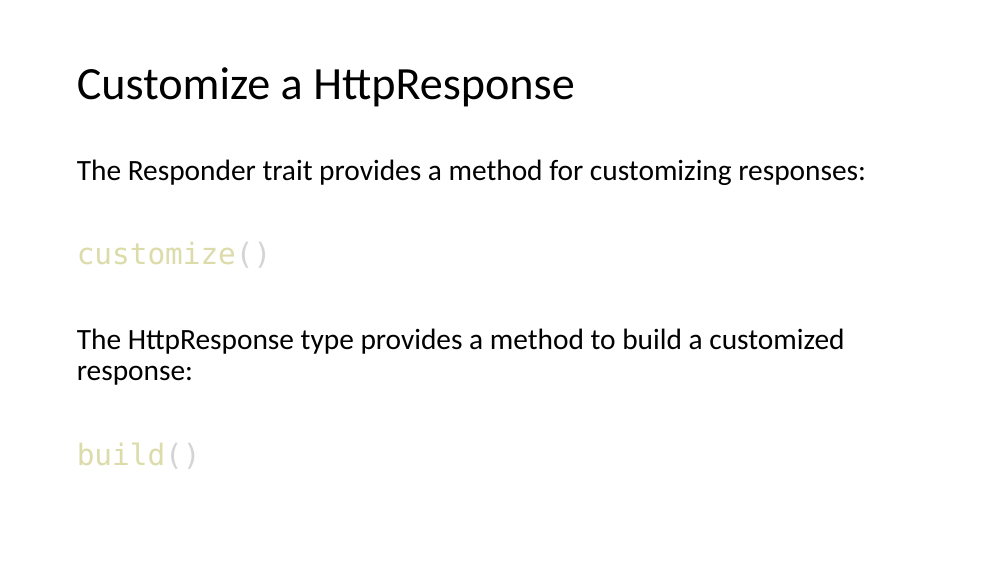
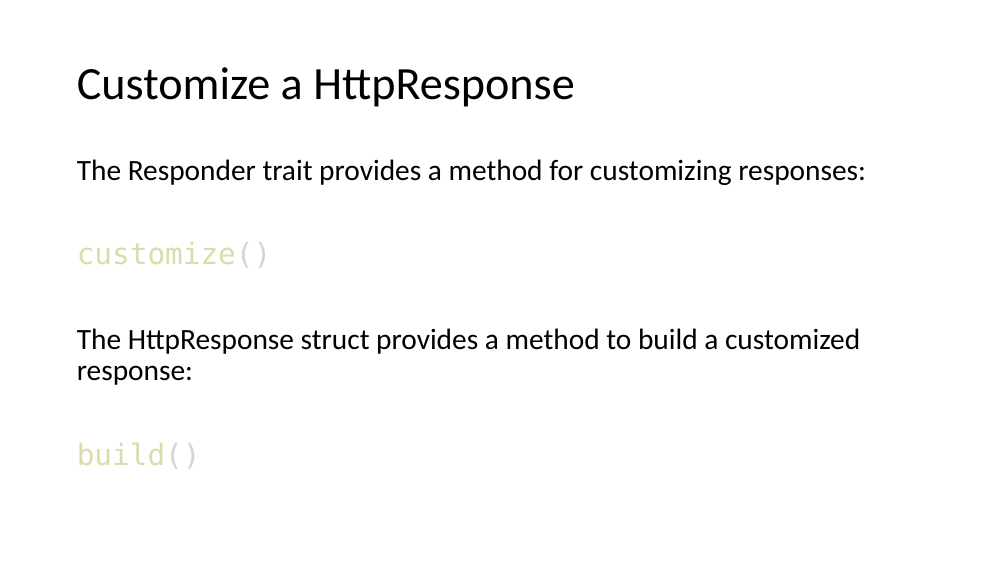
Before and after one commit to floscodes/actix_talk, a slide deck: slide 11 of Pres.pptx (slide 12 before the commit). Drawn at 1008x567 pixels with LibreOffice and Linux fonts; fonts in the diff are those of the drawing. Boxes give left, top, right and bottom in pixels: in the first picture for what was removed or moved away, otherwise in the second. Text is boxed around its words. In the diff, an @@ line names an element or a change of style, - is before the commit and + after.

```diff
--- a/Pres.pptx
+++ b/Pres.pptx
@@ text at (77,328,860,385): text changed @@
-The HttpResponse type provides a method to build a customized response:
+The HttpResponse struct provides a method to build a customized response:
```
Also in this commit, not shown: 3 other slides changed, 2 slides added, 1 slide removed, 5 other files.
